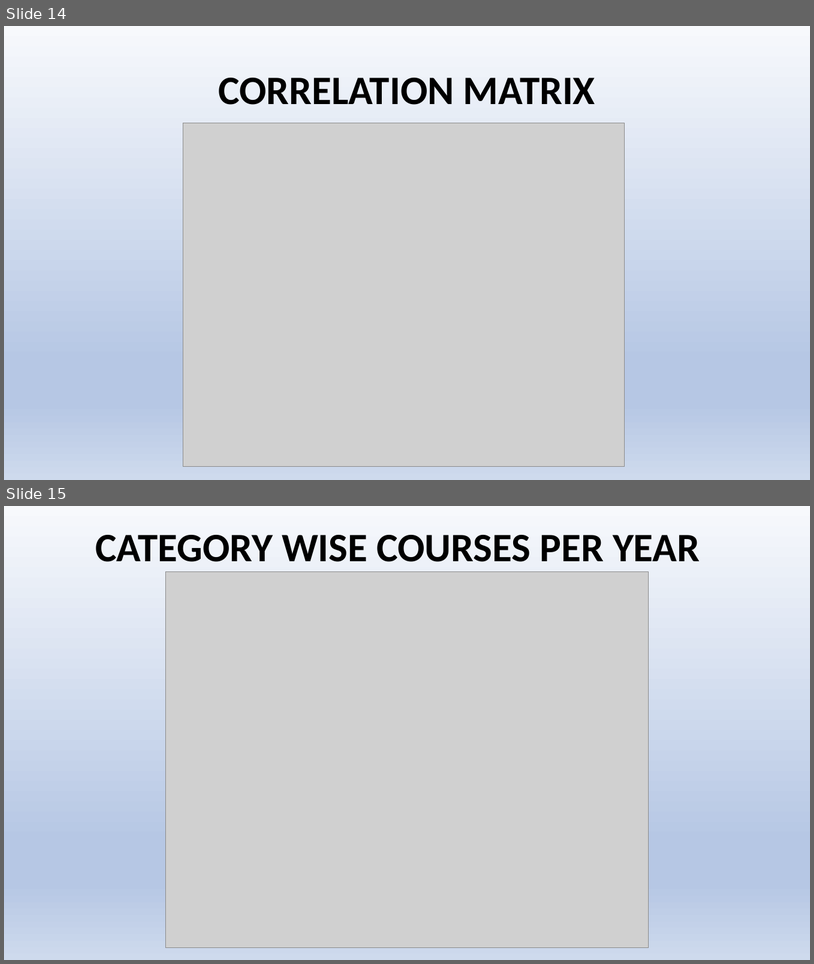
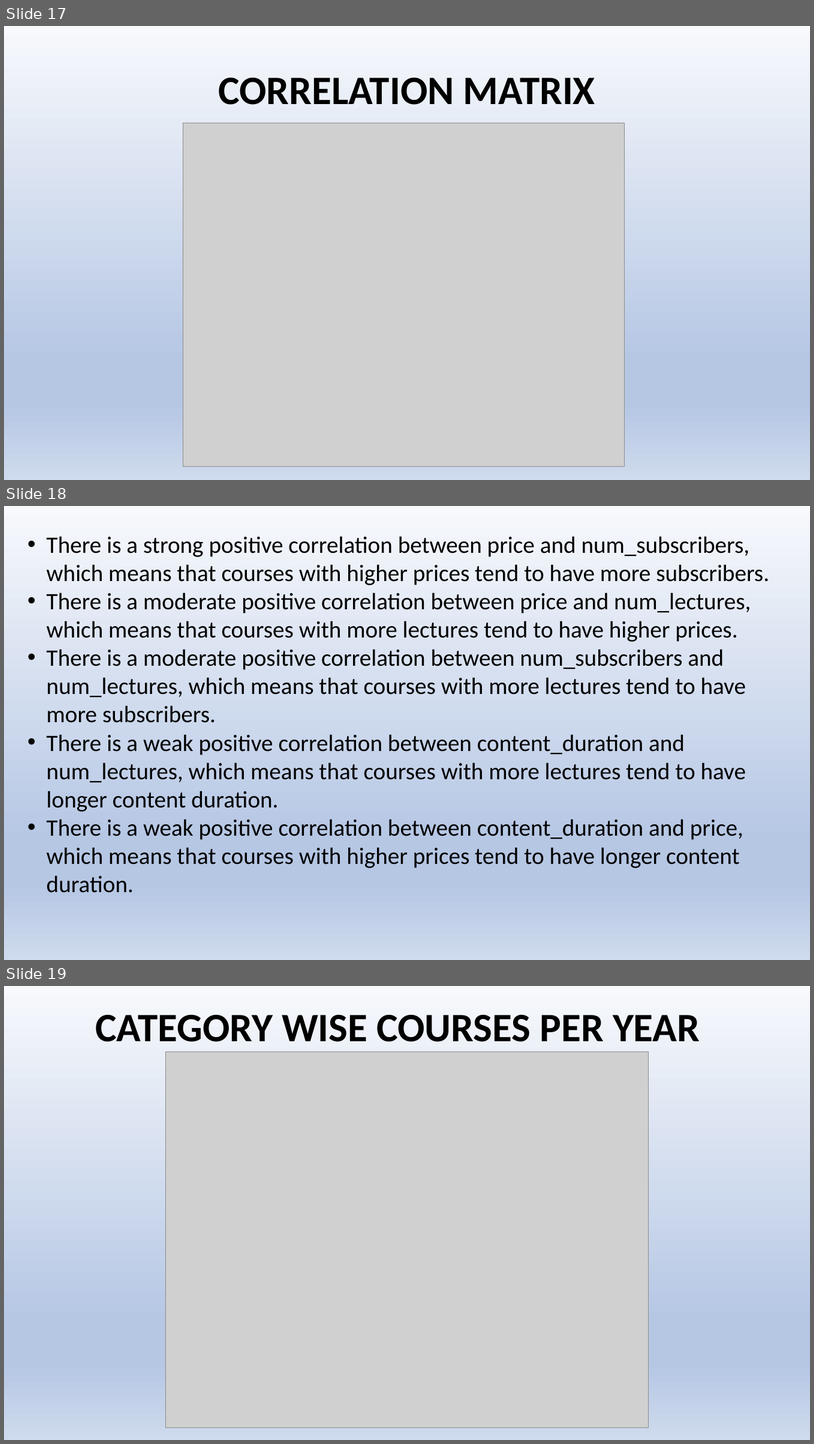
Before and after one commit to jayadir/Analysis_of_udemy_courses, a slide deck: DAVppt.pptx. Shown one above the other, each under a label of ours: slides 14 and 15 before the commit, slides 17, 18 and 19 after it. The pictures are 814x964 and 814x1444 pixels, drawn with LibreOffice and Linux fonts; fonts in the diff are those of the drawing; grey boxes stand for pictures. Boxes give left, top, right and bottom in pixels: in the first picture for what was removed or moved away, otherwise in the second. Text is boxed around its words. In the diff, an @@ line names an element or a change of style, - is before the commit and + after.

```diff
--- a/DAVppt.pptx
+++ b/DAVppt.pptx
@@ slide 18 added at (4,506,810,960), background gradient #F7F9FC to #B6C7E4 to #CEDAED @@
@@ text added at (47,536,770,892), 28 pt, text #000000 @@
+• There is a strong positive correlation between price and num_subscribers, which means that courses with higher prices tend to have more subscribers.
+• There is a moderate positive correlation between price and num_lectures, which means that courses with more lectures tend to have higher prices.
+• There is a moderate positive correlation between num_subscribers and num_lectures, which means that courses with more lectures tend to have more subscribers.
+• There is a weak positive correlation between content_duration and num_lectures, which means that courses with more lectures tend to have longer content duration.
+• There is a weak positive correlation between content_duration and price, which means that courses with higher prices tend to have longer content duration.
@@ what was slide 14 is now slide 17 @@
@@ what was slide 15 is now slide 19 @@
```
Also in this commit, not shown: 6 slides changed, 5 other slides added, 1 slide removed.
